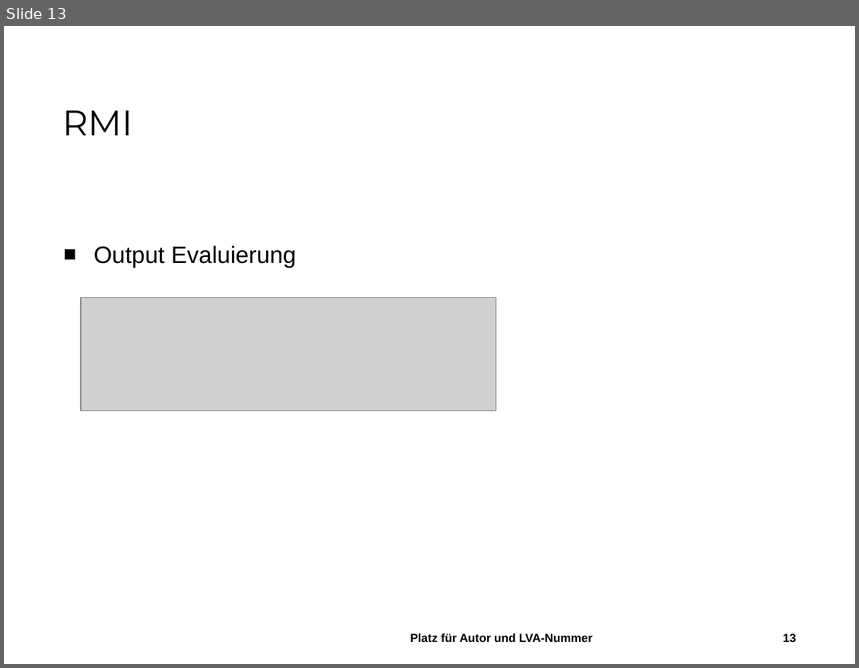
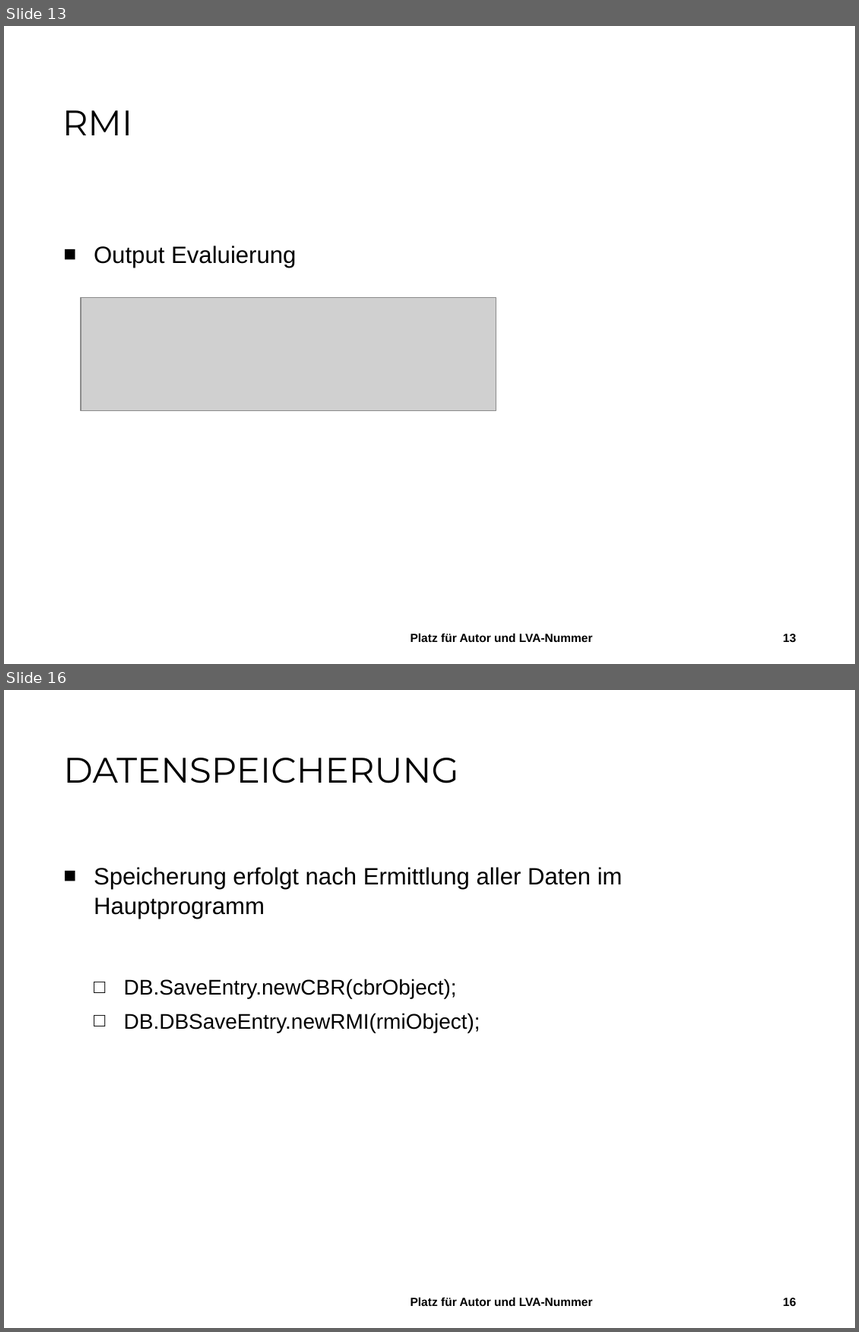
Before and after one commit to aistleithnera/258321_DKE_PR, a slide deck: Dokumente/Abschlusspräsentation/Abschlusspräsentation.pptx. Shown one above the other, each under a label of ours: slide 13 before the commit, slides 13 and 16 after it; the slides between them are not shown. The pictures are 859x668 and 859x1332 pixels, drawn with LibreOffice and Linux fonts; fonts in the diff are those of the drawing; grey boxes stand for pictures; background and template pictures are left out. Boxes give left, top, right and bottom in pixels: in the first picture for what was removed or moved away, otherwise in the second. Text is boxed around its words. In the diff, an @@ line names an element or a change of style, - is before the commit and + after.

```diff
--- a/Dokumente/Abschlusspräsentation/Abschlusspräsentation.pptx
+++ b/Dokumente/Abschlusspräsentation/Abschlusspräsentation.pptx
@@ slide 16 added at (4,690,855,1328), background #FFFFFF @@
@@ title added at (63,758,458,783), 30 pt, text #000000 @@
+DATENSPEICHERUNG
@@ text added at (94,867,623,1033), 18 pt, text #000000 @@
+■ Speicherung erfolgt nach Ermittlung aller Daten im Hauptprogramm
+  □ DB.SaveEntry.newCBR(cbrObject);
+  □ DB.DBSaveEntry.newRMI(rmiObject);
@@ text added at (411,1297,593,1306), 10 pt, text #000000, bold @@
+Platz für Autor und LVA-Nummer
@@ page number added at (783,1298,796,1306), 10 pt, text #000000, bold @@
+16
```
Also in this commit, not shown: 2 slides changed, 3 other slides added.
